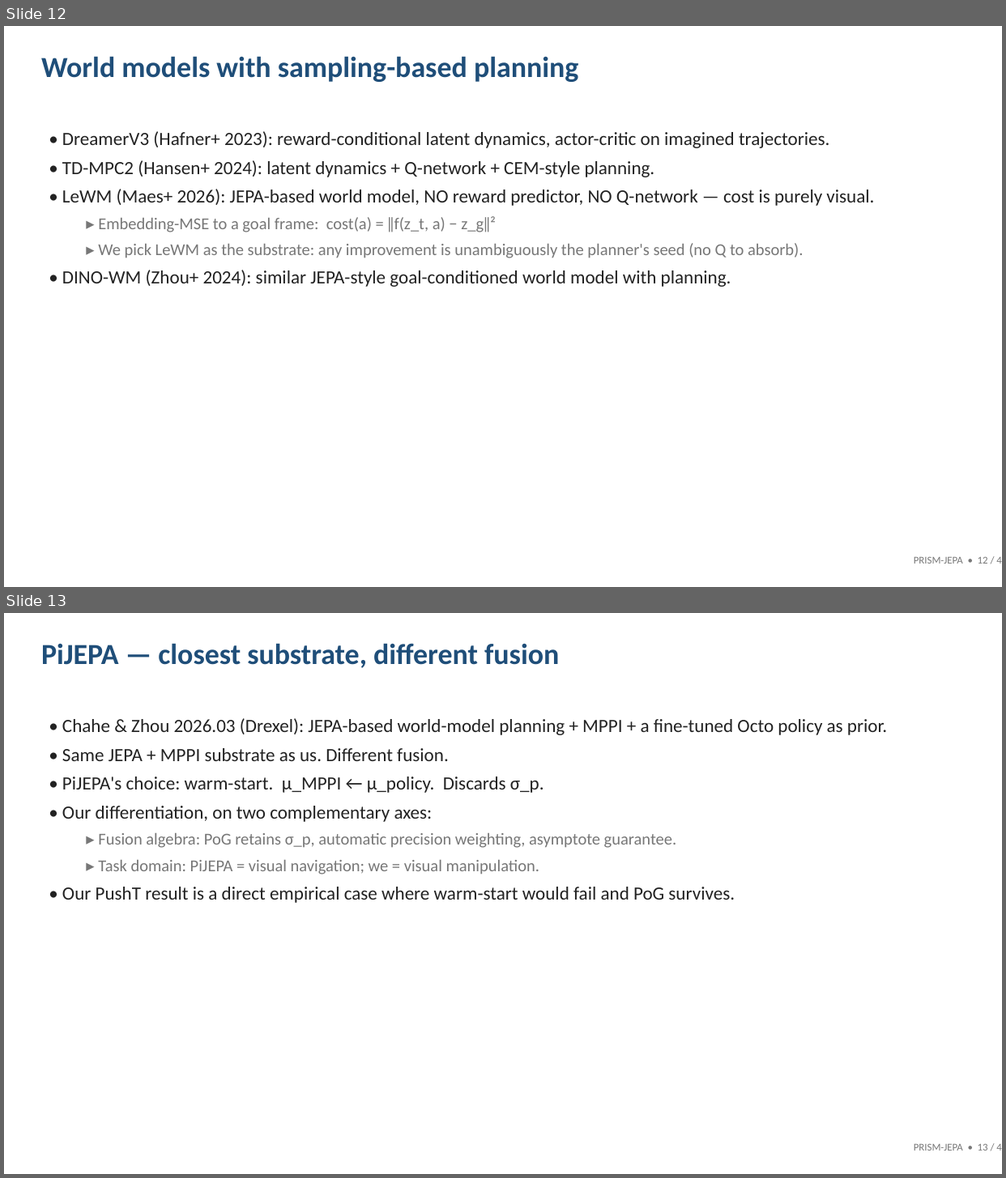
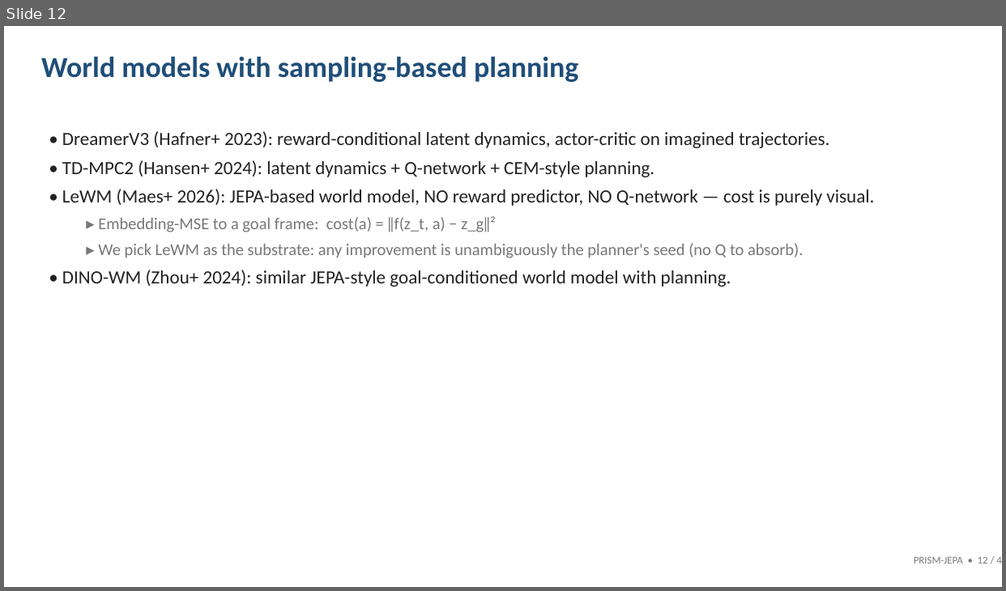
Before and after one commit to yomama2311/prism-ben, a slide deck: prism_jepa_slides.pptx. Shown one above the other, each under a label of ours: slides 12 and 13 before the commit, slide 12 after it. The pictures are 1006x1178 and 1006x591 pixels, drawn with LibreOffice and Linux fonts; fonts in the diff are those of the drawing. Boxes give left, top, right and bottom in pixels: in the first picture for what was removed or moved away, otherwise in the second. Text is boxed around its words. In the diff, an @@ line names an element or a change of style, - is before the commit and + after.

```diff
--- a/prism_jepa_slides.pptx
+++ b/prism_jepa_slides.pptx
@@ slide 13 removed at [4, 613, 1002, 1174], background #FFFFFF @@
@@ text removed at [41, 643, 559, 668] @@
-PiJEPA — closest substrate, different fusion
@@ text removed at [62, 718, 887, 903] @@
-• Chahe & Zhou 2026.03 (Drexel): JEPA-based world-model planning + MPPI + a fine-tuned Octo policy as prior.
-• Same JEPA + MPPI substrate as us. Different fusion.
-• PiJEPA's choice: warm-start. μ_MPPI ← μ_policy. Discards σ_p.
-• Our differentiation, on two complementary axes:
-  ▸ Fusion algebra: PoG retains σ_p, automatic precision weighting, asymptote guarantee.
-  ▸ Task domain: PiJEPA = visual navigation; we = visual manipulation.
-• Our PushT result is a direct empirical case where warm-start would fail and PoG survives.
@@ text removed at [914, 1144, 1002, 1151] @@
-PRISM-JEPA • 13 / 48
```
Also in this commit, not shown: 3 slides changed, 1 slide added, 2 other files.
